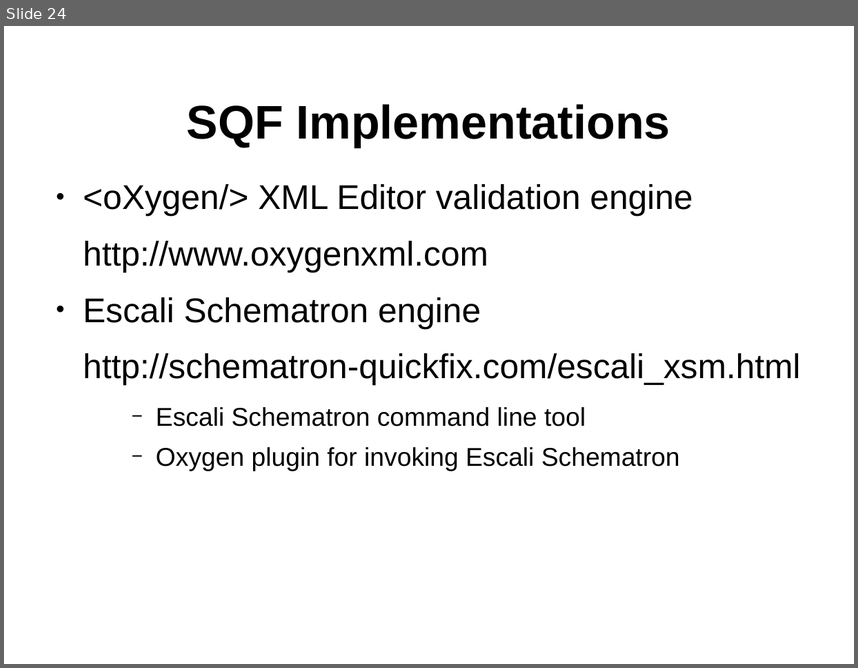
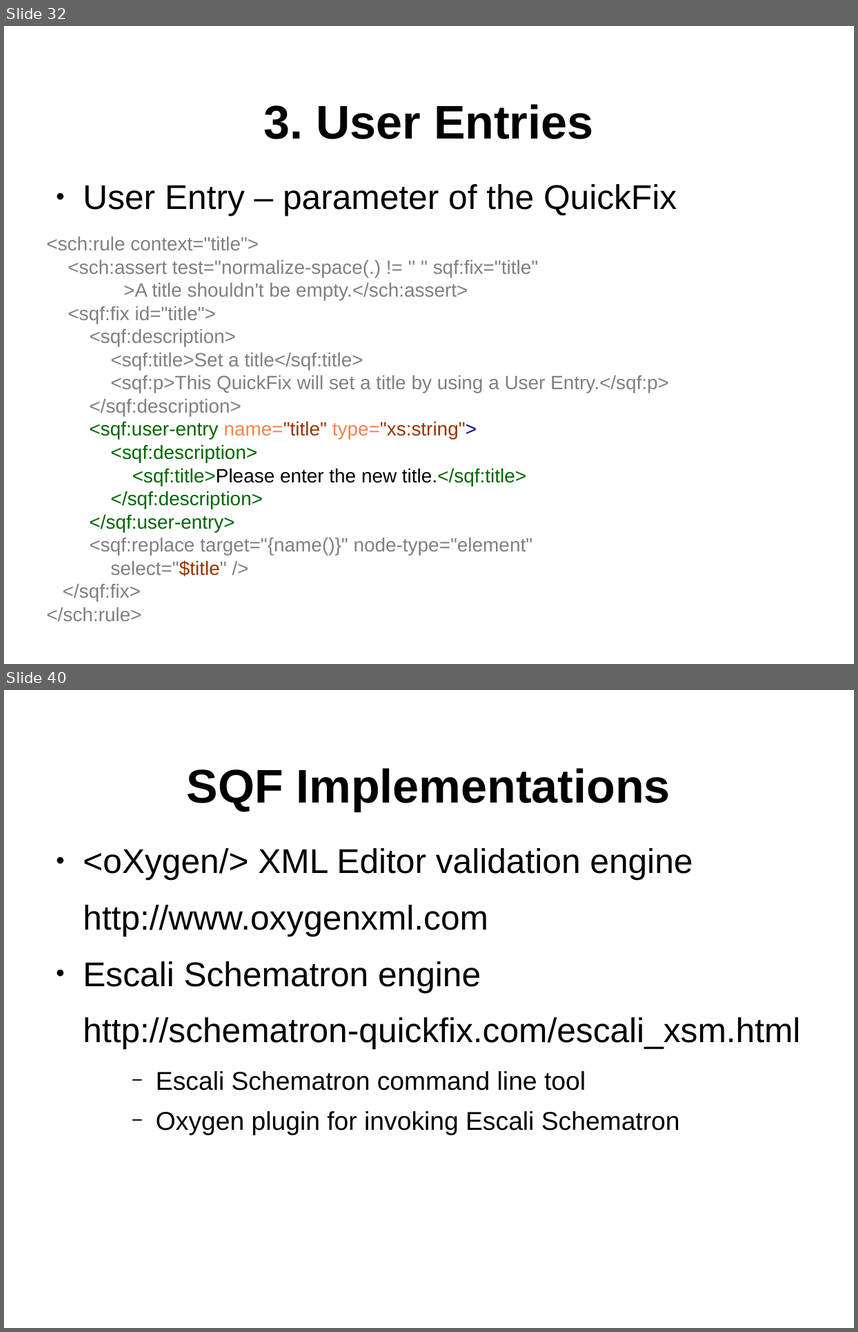
Before and after one commit to octavianN/Schematron-QuickFix-Language-Presentation, a slide deck: Final/SQF.odp. Shown one above the other, each under a label of ours: slide 24 before the commit, slides 32 and 40 after it; the slides between them are not shown. The pictures are 858x668 and 858x1332 pixels, drawn with LibreOffice and Linux fonts; fonts in the diff are those of the drawing; background and template pictures are left out. Boxes give left, top, right and bottom in pixels: in the first picture for what was removed or moved away, otherwise in the second. Text is boxed around its words. In the diff, an @@ line names an element or a change of style, - is before the commit and + after.

```diff
--- a/Final/SQF.odp
+++ b/Final/SQF.odp
@@ slide 32 added at <box>4,26,854,664</box>, background #FFFFFF; not listed: 1 template element that a slide beside it also shows @@
@@ title added at <box>264,104,593,139</box>, 44 pt, text #000000, bold @@
+3. User Entries
@@ text added at <box>47,184,669,601</box>, 18 pt, text #808080 @@
+● User Entry – parameter of the QuickFix
+<sch:rule context="title">
+<sch:assert test="normalize-space(.) != '' " sqf:fix="title"
+>A title shouldn't be empty.</sch:assert>
+<sqf:fix id="title">
+<sqf:description>
+<sqf:title>Set a title</sqf:title>
+<sqf:p>This QuickFix will set a title by using a User Entry.</sqf:p>
+</sqf:description>
+<sqf:user-entry name="title" type="xs:string">
+<sqf:description>
+<sqf:title>Please enter the new title.</sqf:title>
+</sqf:description>
+</sqf:user-entry>
+<sqf:replace target="{name()}" node-type="element"
+select="$title" />
+</sqf:fix>
+</sch:rule>
@@ what was slide 24 is now slide 40 @@
```
Also in this commit, not shown: 8 slides changed, 16 other slides added, 1 slide removed, 2 other files.
